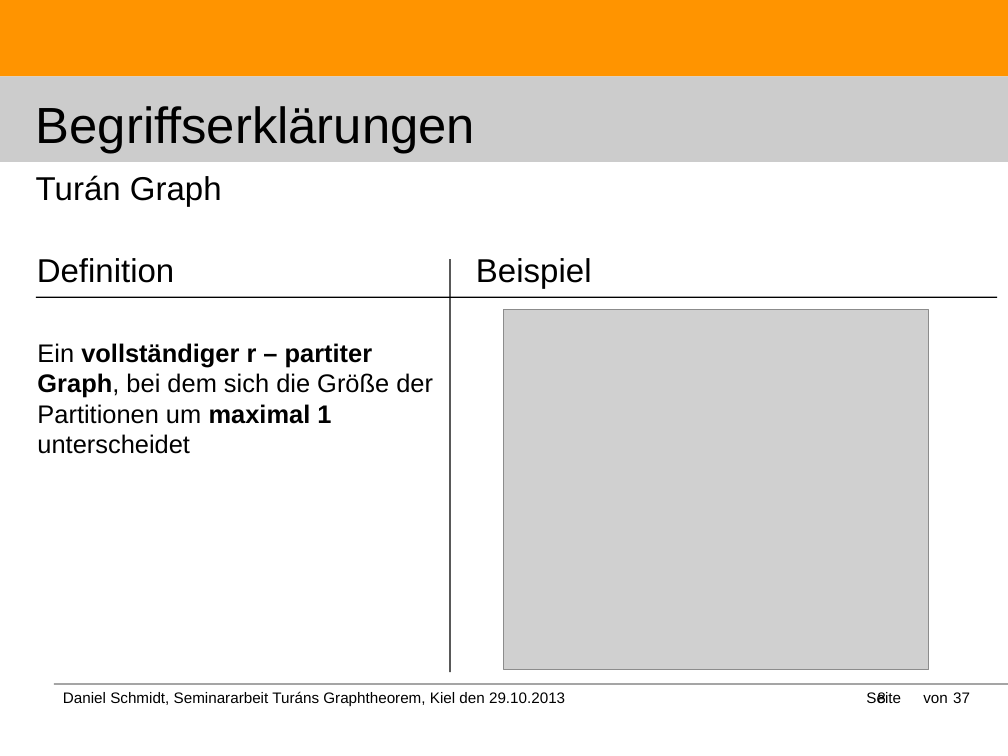
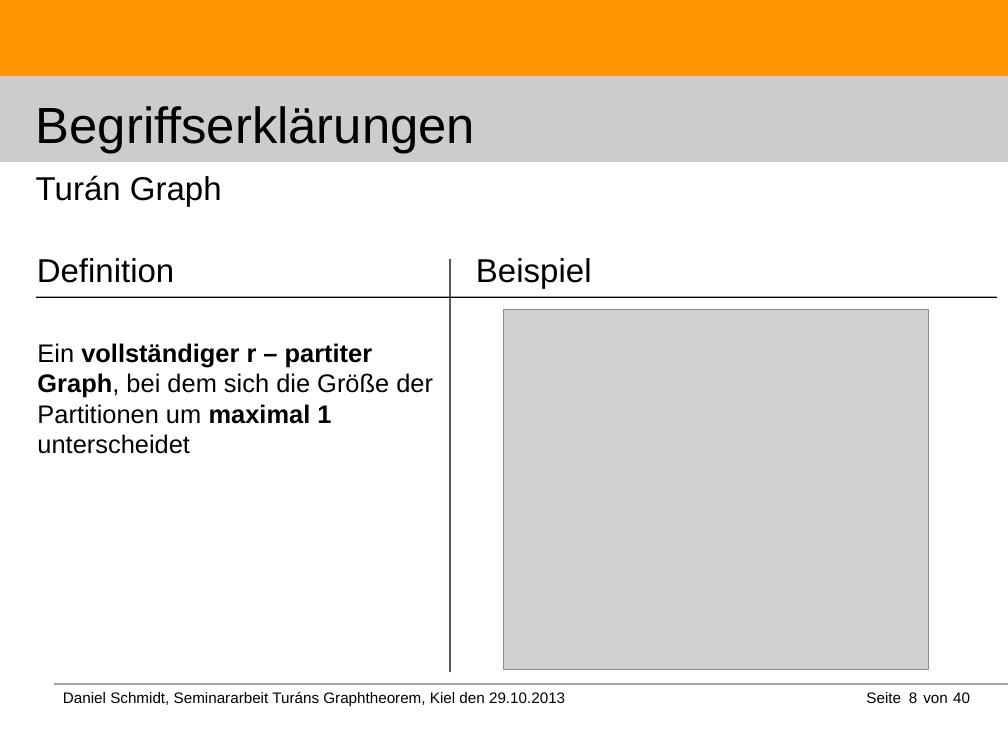
Before and after one commit to DanielMSchmidt/kombinatorik, a slide deck: slide 8 of Kombinatorik.odp. Drawn at 1008x756 pixels with LibreOffice and Linux fonts; fonts in the diff are those of the drawing; grey boxes stand for pictures. Boxes give left, top, right and bottom in pixels: in the first picture for what was removed or moved away, otherwise in the second. Text is boxed around its words. In the diff, an @@ line names an element or a change of style, - is before the commit and + after.

```diff
--- a/Kombinatorik.odp
+++ b/Kombinatorik.odp
@@ page number rewrapped from box(877, 691, 885, 707) to box(909, 692, 917, 703) @@
@@ text at box(953, 692, 970, 703): text changed @@
-37
+40
```
Also in this commit, not shown: 35 other slides changed, 3 slides added.
